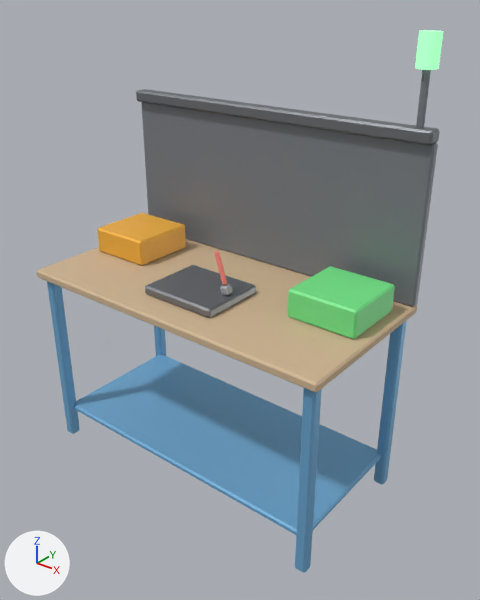
One commit to the glTF model assets/modelos3d/posto_medio.glb: the scene before it, then after it.
One viewpoint serves both versions: a 50 mm camera at (1.69, -1.95, 2.08) aimed at (0.11, 0.03, 0.86). The axes (+X, +Y, +Z) are drawn at lower left. The lights are the same throughout. The older version comes first. Where no turn or scale is listed for an object, it has been applied to the vertices. Vertices at exactly the same position are counted once.

In view in the first picture: 'estrutura', 'luz' and 1 more.
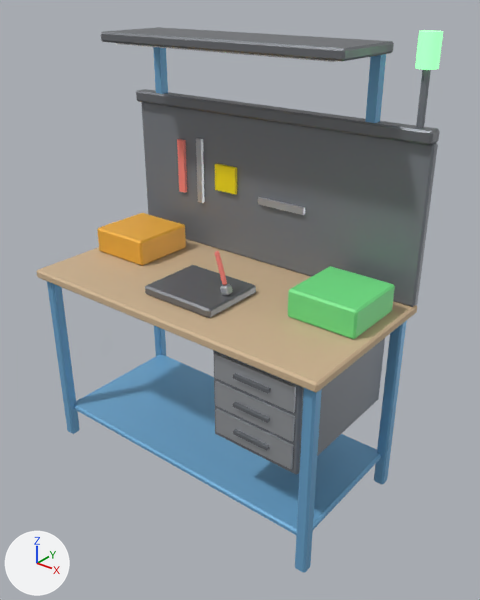
Where the change shows, as pixel boxes [x1, y1, x2, y2] in the pictures (480 x 600 px):
'estrutura', reshaped (9% taller): before [37, 70, 440, 573]; after [37, 27, 440, 573]
part 1 of me_estrutura, added (blue): after [153, 47, 168, 94]
part 2 of me_estrutura, added (blue): after [365, 54, 386, 123]
part 3 of me_estrutura, added: after [101, 27, 394, 61]
part 4 of me_estrutura, added: after [215, 409, 294, 469]
part 5 of me_estrutura, added: after [215, 381, 295, 442]
part 6 of me_estrutura, added: after [214, 353, 296, 413]
part 7 of me_estrutura, added: after [196, 138, 205, 203]
part 8 of me_estrutura, added: after [258, 197, 305, 215]
part 9 of me_estrutura, added: after [233, 429, 269, 451]
part 10 of me_estrutura, added: after [233, 402, 270, 423]
part 11 of me_estrutura, added: after [233, 373, 271, 394]
part 12 of me_estrutura, added (red): after [177, 139, 187, 193]
part 13 of me_estrutura, added (yellow): after [215, 164, 237, 194]
part 14 of me_estrutura, added (mostly hidden): after [117, 43, 337, 62]
part 15 of me_estrutura, added: after [213, 338, 385, 475]

What the commit changed:
Material 'pintura' (mat_pintura) is new.
Its base color is (0.902, 0.914, 0.929) (white #f4f5f7).
Its metallic is 0.2.
Its roughness is 0.45.
Material 'amarelo' (mat_amarelo) is new.
Its base color is (0.961, 0.769, 0.0) (yellow #fbe300).
Its roughness is 0.6.
Material 'base' (mat_base) is new.
Its base color is (0.169, 0.18, 0.2) (grey #72767c).
Its metallic is 0.4.
Its roughness is 0.6.
me_estrutura is used by ob_estrutura; location (0.0, 0.0, 0.0).
me_estrutura had 278 vertices, 512 faces and spanned x -0.75..0.75, y -0.38..0.38, z 0.0..1.8.
me_estrutura now has 430 vertices, 756 faces and spans x -0.75..0.75, y -0.38..0.38, z 0.0..1.88.
me_estrutura part 1: a new loose piece, a box spanning x -0.62..-0.58, y 0.31..0.35, z 1.6..1.84, in mat_faixa (blue #72aed8).
me_estrutura part 2: a new loose piece, a box spanning x 0.48..0.52, y 0.31..0.35, z 1.6..1.84, in mat_faixa (blue #72aed8).
me_estrutura part 3: the loose piece of 24 vertices spanning x -0.75..0.75, y -0.38..0.38, z 0.86..0.9 is copied, and the copy is scaled about its middle by (0.785, 0.459, 1), then moved by (-0.05, 0.19, 0.98), in mat_aco_escuro (grey #83868b); it spans x -0.64..0.54, y 0.02..0.37, z 1.84..1.88.
me_estrutura part 4: a new loose piece, a box spanning x 0.28..0.64, y -0.34..-0.33, z 0.47..0.575, in mat_aco (light grey #c2c5ca).
me_estrutura part 5: a new loose piece, a box spanning x 0.28..0.64, y -0.34..-0.33, z 0.595..0.7, in mat_aco (light grey #c2c5ca).
me_estrutura part 6: a new loose piece, a box spanning x 0.28..0.64, y -0.34..-0.33, z 0.72..0.825, in mat_aco (light grey #c2c5ca).
me_estrutura part 7: a new loose piece, a box spanning x -0.38..-0.35, y 0.315..0.33, z 1.12..1.42, in mat_aco (light grey #c2c5ca).
me_estrutura part 8: a new loose piece, a box spanning x -0.02..0.22, y 0.315..0.33, z 1.18..1.21, in mat_aco (light grey #c2c5ca).
me_estrutura part 9: a new loose piece, a box spanning x 0.38..0.54, y -0.355..-0.34, z 0.515..0.53, in mat_base (grey #72767c).
me_estrutura part 10: a new loose piece, a box spanning x 0.38..0.54, y -0.355..-0.34, z 0.64..0.655, in mat_base (grey #72767c).
me_estrutura part 11: a new loose piece, a box spanning x 0.38..0.54, y -0.355..-0.34, z 0.765..0.78, in mat_base (grey #72767c).
me_estrutura part 12: a new loose piece, a box spanning x -0.5..-0.46, y 0.315..0.33, z 1.15..1.4, in mat_vermelho (red #ff8a7f).
me_estrutura part 13: a new loose piece, a box spanning x -0.27..-0.15, y 0.315..0.33, z 1.2..1.32, in mat_amarelo (yellow #fbe300).
me_estrutura part 14: a new loose piece, a box spanning x -0.58..0.48, y 0.06..0.3, z 1.832..1.84, in mat_pintura (white #f4f5f7).
me_estrutura part 15: a new loose piece of 24 vertices spanning x 0.26..0.66, y -0.33..0.3, z 0.44..0.84, in mat_painel (grey #83888f).
me_estrutura gains material mat_aco (light grey #c2c5ca).
me_estrutura gains material mat_base (grey #72767c).
me_estrutura gains material mat_vermelho (red #ff8a7f).
me_estrutura gains material mat_amarelo (yellow #fbe300).
me_estrutura gains material mat_pintura (white #f4f5f7).
